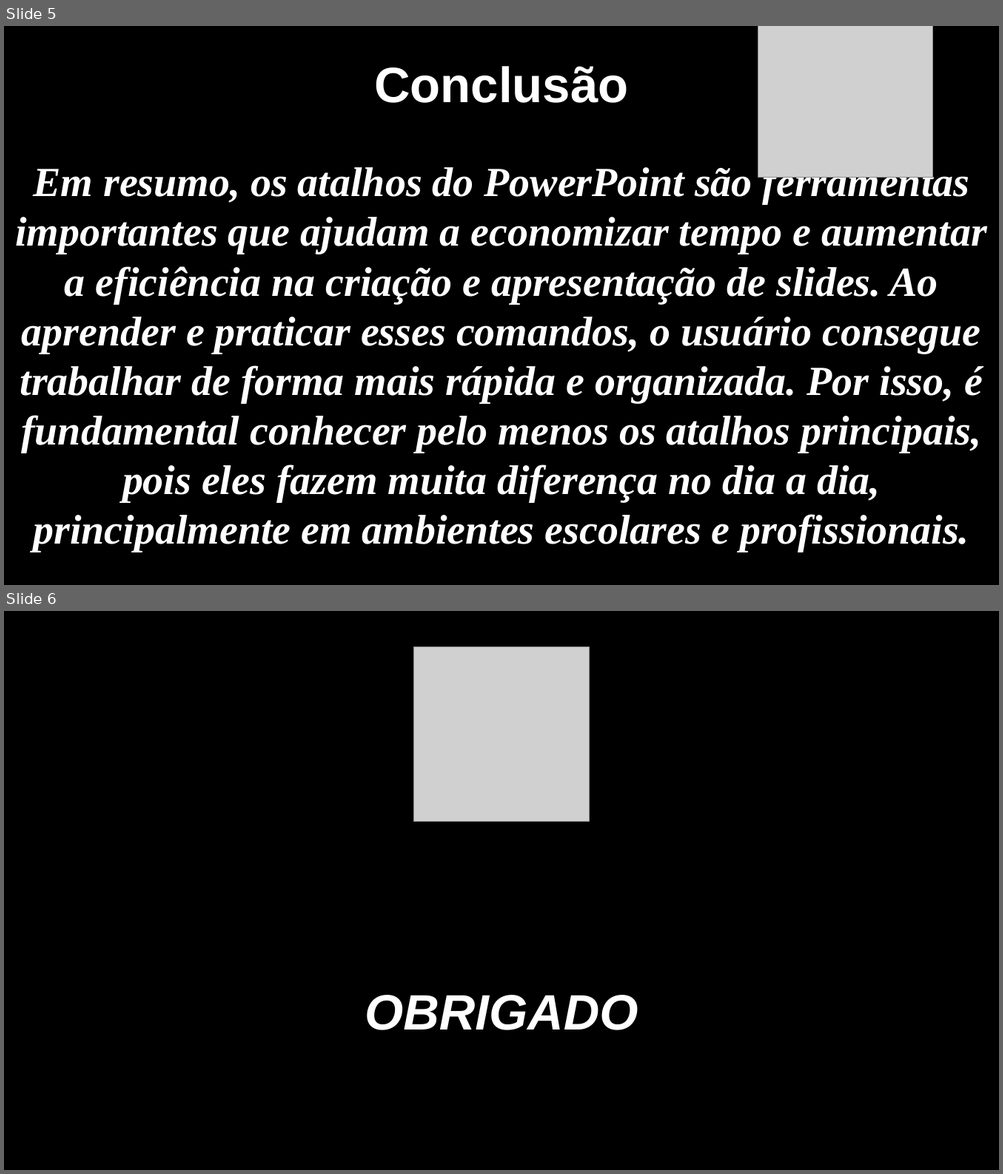
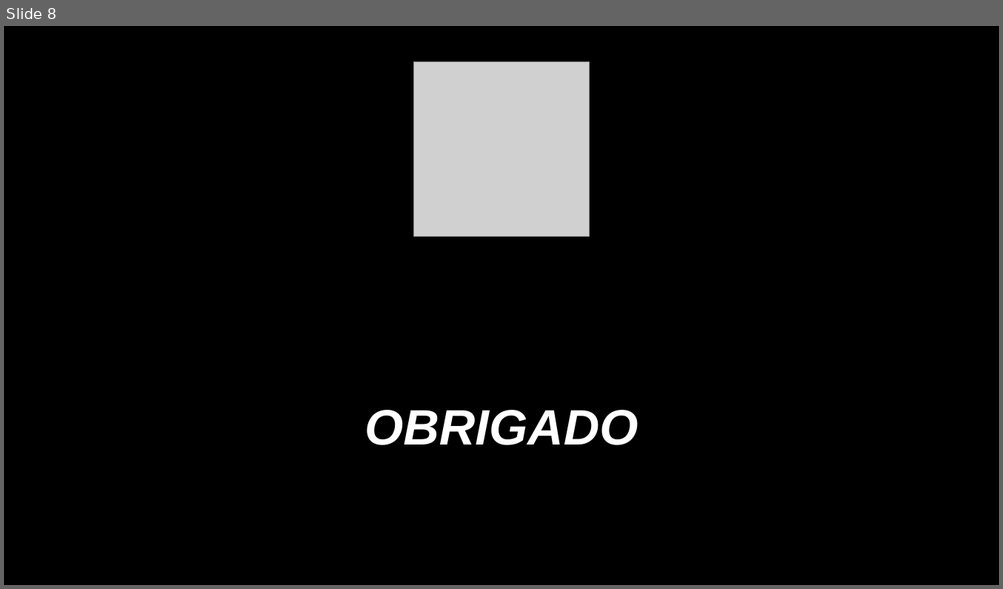
Before and after one commit to CauaReck/ptic, a slide deck: Cauã Reck Mello 1DS.pptx. Shown one above the other, each under a label of ours: slides 5 and 6 before the commit, slide 8 after it. The pictures are 1003x1174 and 1003x589 pixels, drawn with LibreOffice and Linux fonts; fonts in the diff are those of the drawing; grey boxes stand for pictures; background and template pictures are left out. Boxes give left, top, right and bottom in pixels: in the first picture for what was removed or moved away, otherwise in the second. Text is boxed around its words. In the diff, an @@ line names an element or a change of style, - is before the commit and + after.

```diff
--- a/Cauã Reck Mello 1DS.pptx
+++ b/Cauã Reck Mello 1DS.pptx
@@ slide 5 removed at [4, 26, 999, 585], background #000000 @@
@@ picture removed at [758, 26, 933, 178] @@
@@ text removed at [374, 66, 628, 103] @@
-Conclusão
@@ text removed at [15, 164, 987, 552] @@
-Em resumo, os atalhos do PowerPoint são ferramentas importantes que ajudam a economizar tempo e aumentar a eficiência na criação e apresentação de slides. Ao aprender e praticar esses comandos, o usuário consegue trabalhar de forma mais rápida e organizada. Por isso, é fundamental conhecer pelo menos os atalhos principais, pois eles fazem muita diferença no dia a dia, principalmente em ambientes escolares e profissionais.
@@ what was slide 6 is now slide 8 @@
```
Also in this commit, not shown: 1 slide changed, 6 slides added, 3 other slides removed.
